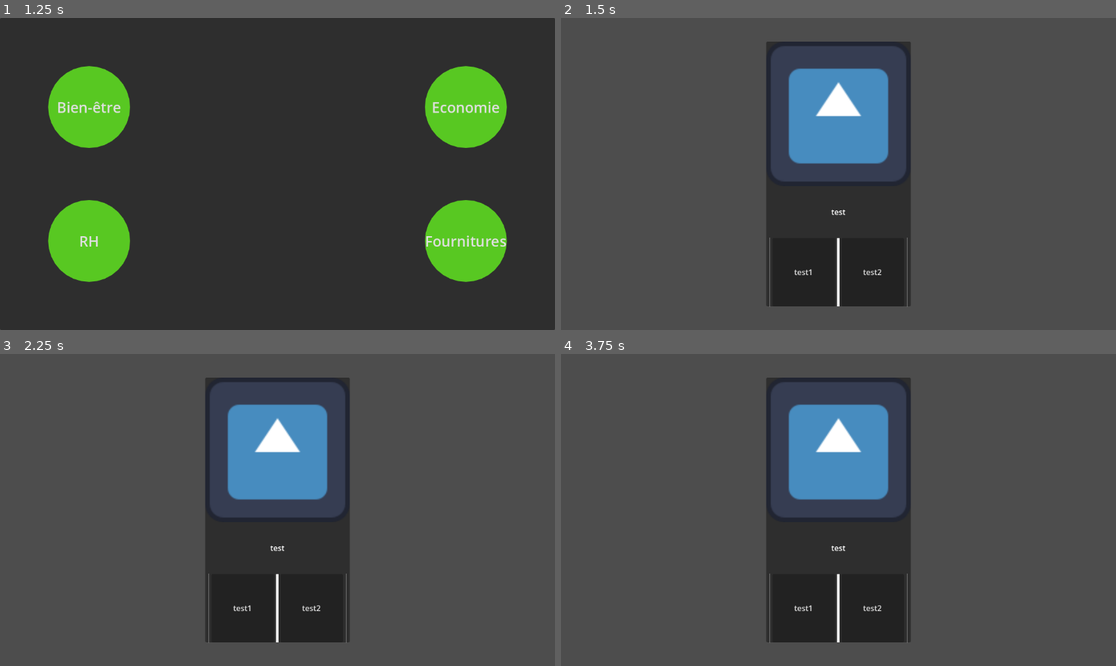
Above: before the commit, frames 1-4 (two rows, left to right).
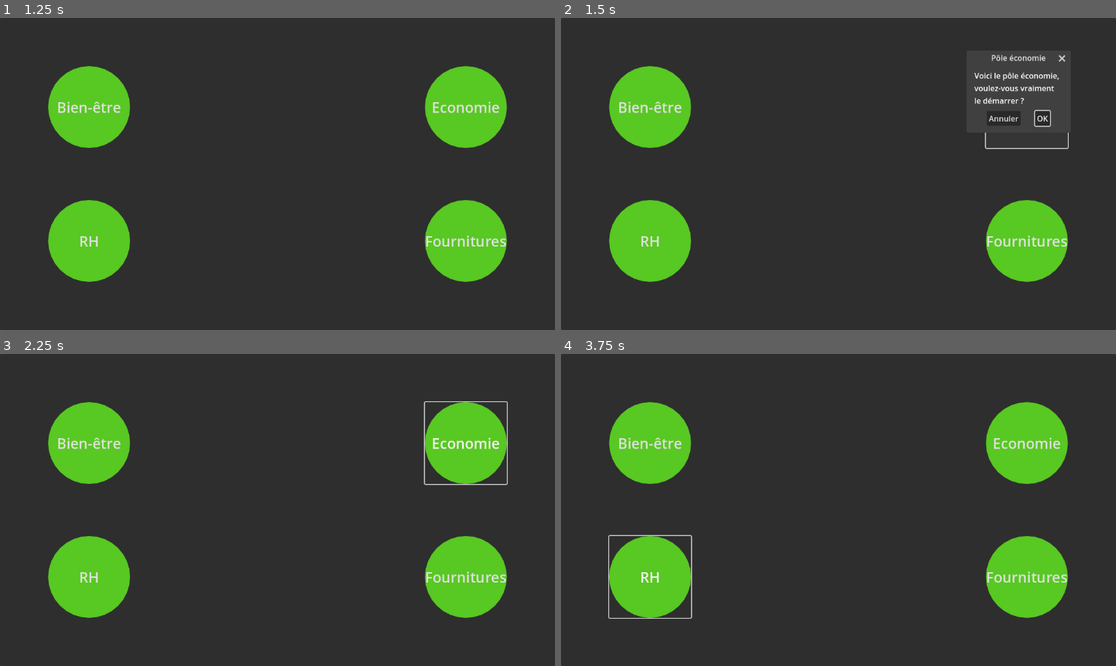
Above: after the commit, the same moments.

Repository: Bebel9445/audit_inc
Game: Godot game, scene res://Scenes/Main.tscn
The game is run twice, just before and just after one commit, with the same random seed, the same clock (stepped at 60 frames per second) and the same inputs. The engine's default icon, where the game draws it, is replaced by a stand-in: a white triangle on a blue panel in a dark square.
Inputs (mouse positions are in pixels of both pictures, inside the frame that each line leads up to):
- Up to frame 1 (1.25 s): click "Facile" at 0.5 s
- Up to frame 2 (1.5 s): click "Economie" at 1.25 s
- Up to frame 3 (2.25 s): click (444, 453) at 2 s, where only the run after the commit has a clickable "Annuler"
- Up to frame 4 (3.75 s): click (649, 575) at 2.75 s, where only the run after the commit has a clickable "RH"; click (644, 597) at 3.5 s, where only the run after the commit has a clickable "Annuler"

Frame 1 is identical in both runs. In frame 2, 84% of the frame differs, in the area x 0-100%, y 0-100%; in frame 3, 88%; in frame 4, 88%.

Commit message:
Ajout des pop-up dans la scène choixPoles

Diff:
--- a/Scenes/choixPoles.tscn
+++ b/Scenes/choixPoles.tscn
@@ -42,6 +42,38 @@
 grow_vertical = 2
 size_flags_horizontal = 4
 script = ExtResource("1_v6ryk")
+
+[node name="PopUpEconomie" type="ConfirmationDialog" parent="."]
+title = "Pôle économie"
+position = Vector2i(850, 100)
+size = Vector2i(200, 132)
+dialog_text = "Voici le pôle économie, voulez-vous vraiment le démarrer ?"
+dialog_autowrap = true
+cancel_button_text = "Annuler"
+
+[node name="PopUpRH" type="ConfirmationDialog" parent="."]
+title = "Pôle RH"
+position = Vector2i(100, 400)
+size = Vector2i(200, 132)
+dialog_text = "Voici le pôle RH, voulez-vous vraiment le démarrer ?"
+dialog_autowrap = true
+cancel_button_text = "Annuler"
+
+[node name="PopUpFournitures" type="ConfirmationDialog" parent="."]
+title = "Pôle Fournitures"
+position = Vector2i(850, 400)
+size = Vector2i(200, 132)
+dialog_text = "Voici le pôle RH, voulez-vous vraiment le démarrer ?"
+dialog_autowrap = true
+cancel_button_text = "Annuler"
+
+[node name="PopUpBienEtre" type="ConfirmationDialog" parent="."]
+title = "Pôle Bien-être"
+position = Vector2i(100, 100)
+size = Vector2i(200, 132)
+dialog_text = "Voici le pôle bien-être, voulez-vous vraiment le démarrer ?"
+dialog_autowrap = true
+cancel_button_text = "Annuler"
 
 [node name="PoleEconomie" type="Button" parent="."]
 layout_mode = 1
@@ -101,6 +133,10 @@
 theme_override_styles/normal = SubResource("StyleBoxFlat_xuu31")
 text = "Bien-être"
 
+[connection signal="confirmed" from="PopUpEconomie" to="." method="_on_pop_up_economie_confirmed"]
+[connection signal="confirmed" from="PopUpRH" to="." method="_on_pop_up_rh_confirmed"]
+[connection signal="confirmed" from="PopUpFournitures" to="." method="_on_pop_up_fournitures_confirmed"]
+[connection signal="confirmed" from="PopUpBienEtre" to="." method="_on_pop_up_bien_etre_confirmed"]
 [connection signal="pressed" from="PoleEconomie" to="." method="_on_pole_economie_pressed"]
 [connection signal="pressed" from="PoleRH" to="." method="_on_pole_rh_pressed"]
 [connection signal="pressed" from="PoleFournitures" to="." method="_on_pole_fournitures_pressed"]
--- a/Scripts/choix_poles.gd
+++ b/Scripts/choix_poles.gd
@@ -5,13 +5,29 @@
 signal poleBienEtre
 
 func _on_pole_economie_pressed():
+	$PopUpEconomie.show()
+
+func _on_pole_rh_pressed():
+	$PopUpRH.show()
+
+func _on_pole_fournitures_pressed():
+	$PopUpFournitures.show()
+
+func _on_pole_bien_etre_pressed():
+	$PopUpBienEtre.show()
+
+
+func _on_pop_up_economie_confirmed():
 	poleEconomie.emit("Economie")
 
-func _on_pole_rh_pressed():
+
+func _on_pop_up_rh_confirmed():
 	poleRH.emit("RH")
 
-func _on_pole_fournitures_pressed():
+
+func _on_pop_up_fournitures_confirmed():
 	poleFournitures.emit("Fourniture")
 
-func _on_pole_bien_etre_pressed():
+
+func _on_pop_up_bien_etre_confirmed():
 	poleBienEtre.emit("BienEtre")
